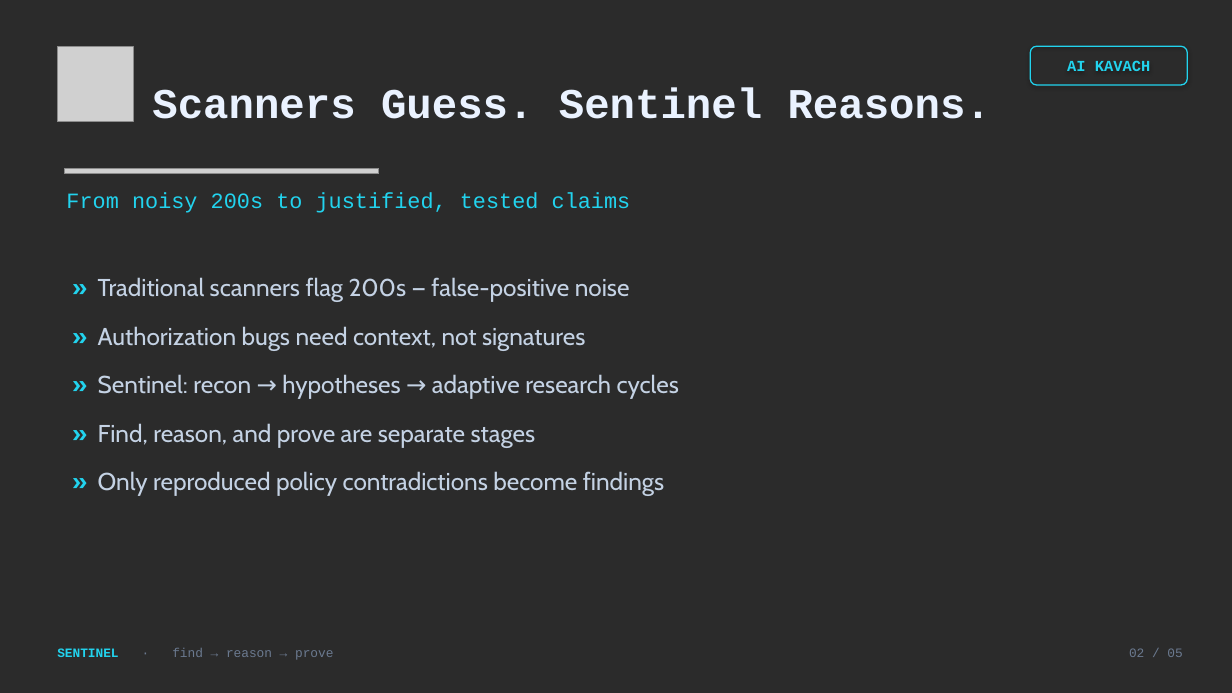
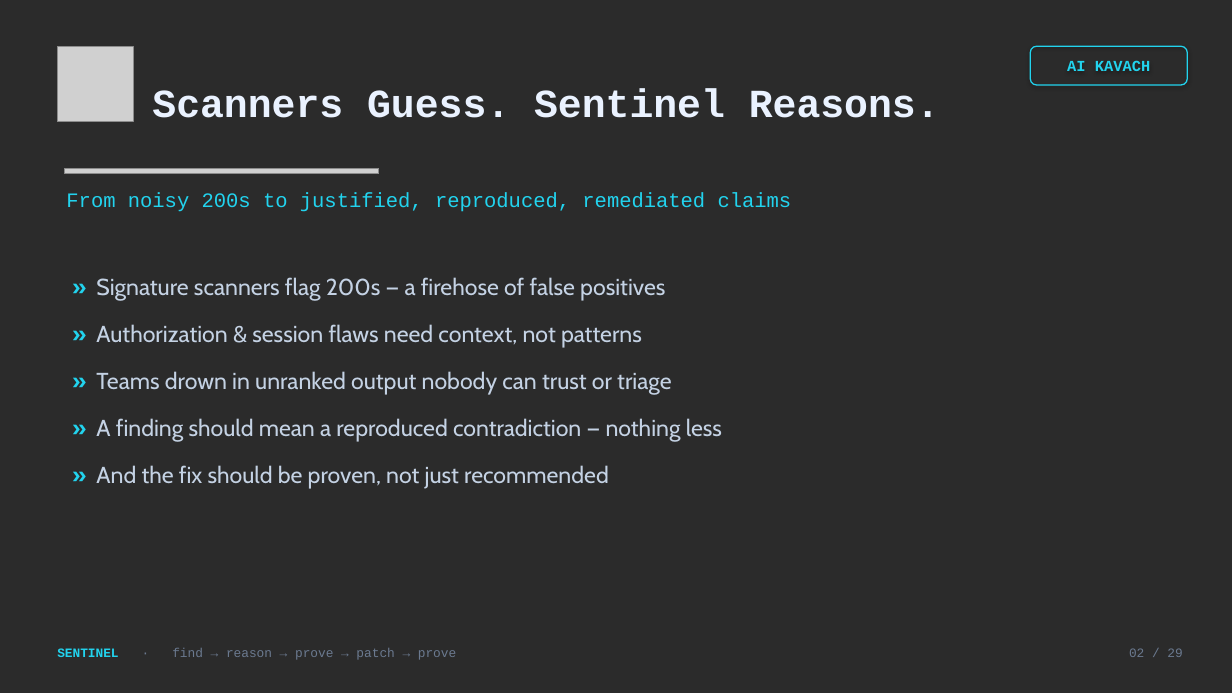
Before and after one commit to arjishnik-sketch/sentinel, a slide deck: slide 2 of deck/Sentinel_AI_Kavach.pptx. Drawn at 1232x693 pixels with LibreOffice and Linux fonts; fonts in the diff are those of the drawing; grey boxes stand for pictures; background and template pictures are left out; a plain dark background stands for a picture behind light text. Boxes give left, top, right and bottom in pixels: in the first picture for what was removed or moved away, otherwise in the second. Text is boxed around its words. In the diff, an @@ line names an element or a change of style, - is before the commit and + after.

```diff
--- a/deck/Sentinel_AI_Kavach.pptx
+++ b/deck/Sentinel_AI_Kavach.pptx
@@ text "Scanners Guess. Sentinel Reasons." at <box>152,88,940,118</box>: size 33 to 31 pt @@
@@ text at <box>66,192,792,212</box>: text changed; size 17 to 16 pt @@
-From noisy 200s to justified, tested claims
+From noisy 200s to justified, reproduced, remediated claims
@@ text at <box>96,277,722,489</box>: text changed; size 19 to 18 pt @@
-» Traditional scanners flag 200s — false-positive noise
-» Authorization bugs need context, not signatures
-» Sentinel: recon → hypotheses → adaptive research cycles
-» Find, reason, and prove are separate stages
-» Only reproduced policy contradictions become findings
+» Signature scanners flag 200s — a firehose of false positives
+» Authorization & session flaws need context, not patterns
+» Teams drown in unranked output nobody can trust or triage
+» A finding should mean a reproduced contradiction — nothing less
+» And the fix should be proven, not just recommended
@@ text at <box>57,648,456,660</box>: text changed @@
-SENTINEL · find → reason → prove
+SENTINEL · find → reason → prove → patch → prove
@@ text at <box>1129,648,1182,657</box>: text changed @@
-02 / 05
+02 / 29
```
Also in this commit, not shown: 3 other slides changed, 25 slides added, 1 slide removed, 23 other files.
